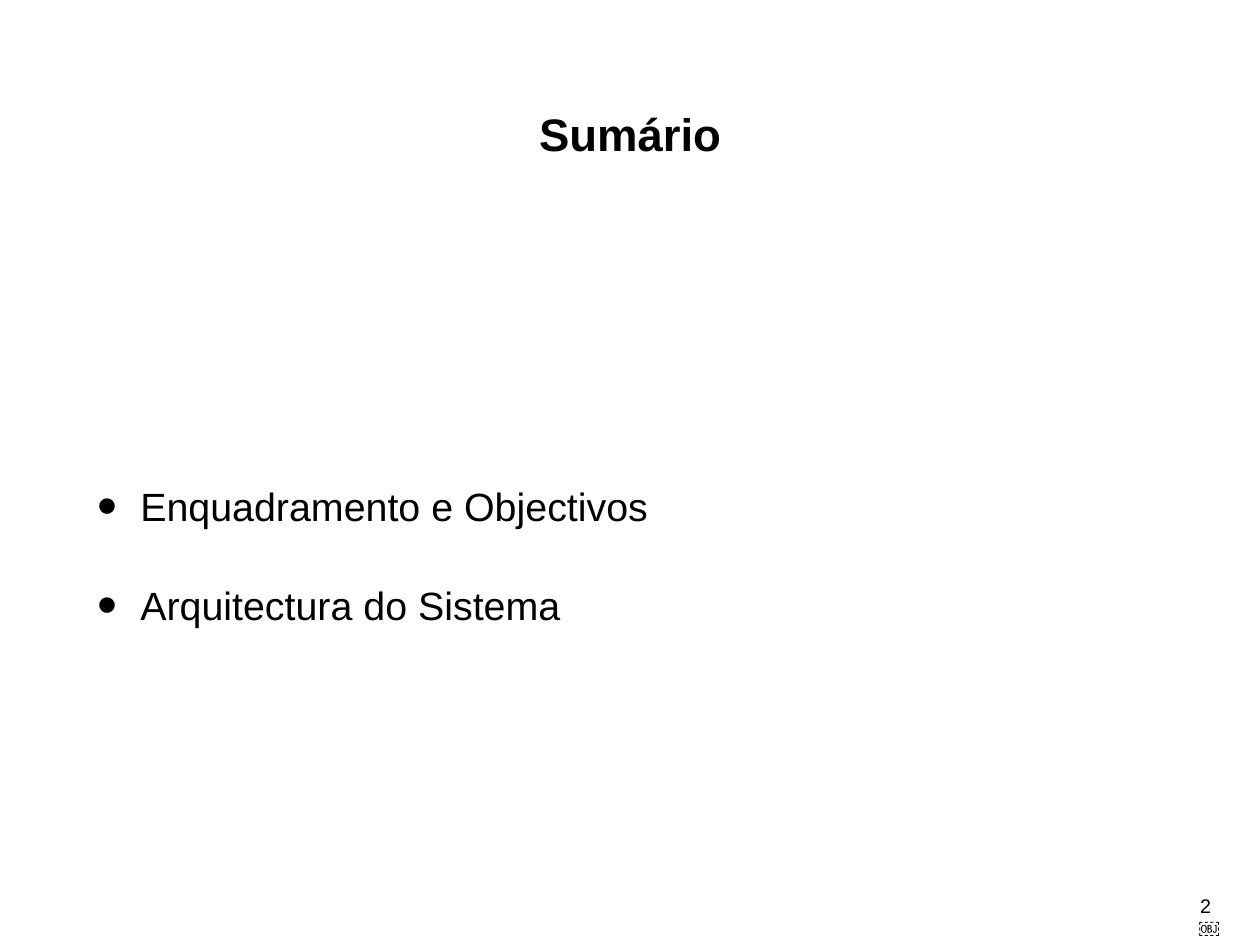
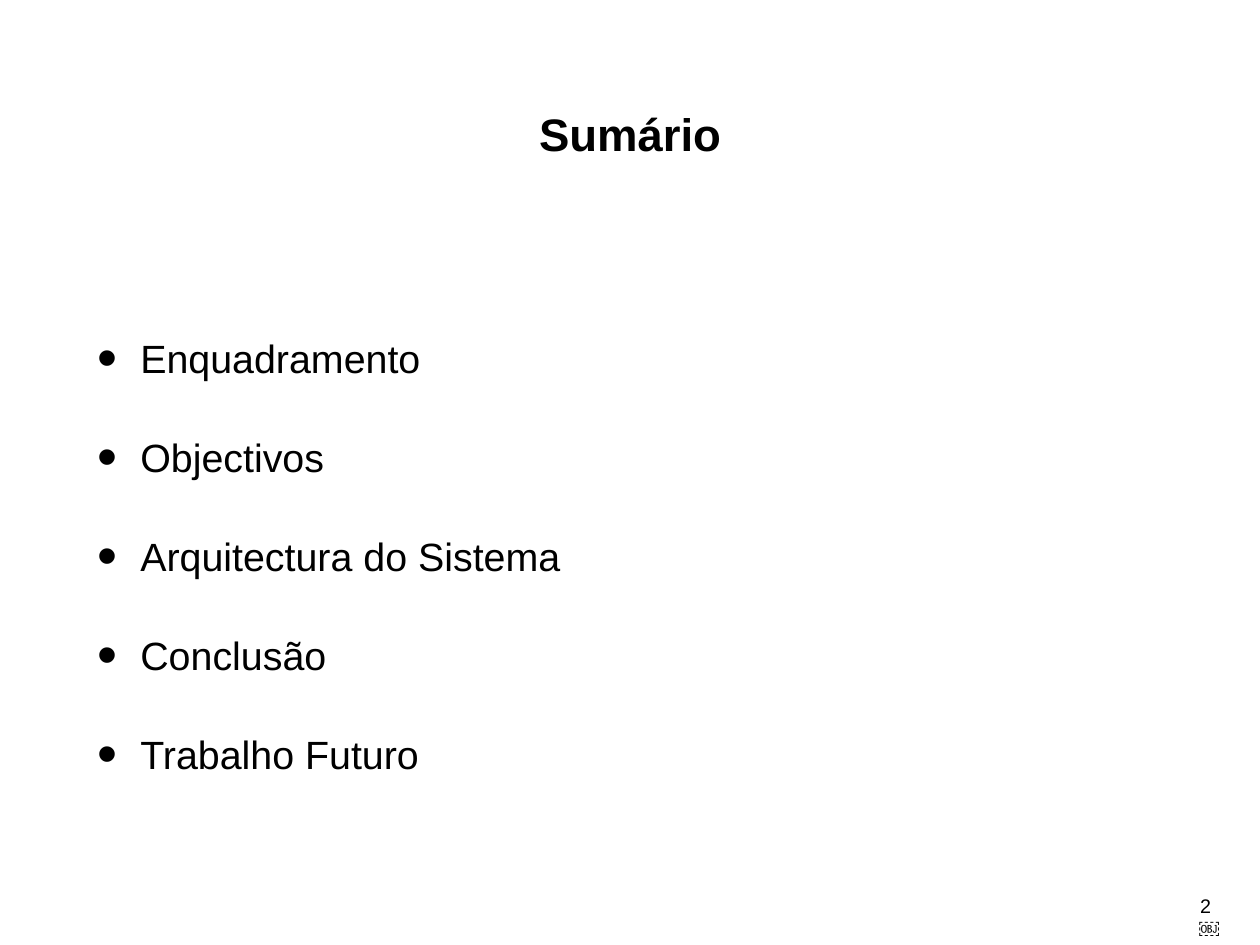
Before and after one commit to LikaV1996/ProjectoFinaldeCurso, a slide deck: slide 2 of AppFinalDeProjecto.pptx. Drawn at 1260x945 pixels with LibreOffice and Linux fonts; fonts in the diff are those of the drawing. Boxes give left, top, right and bottom in pixels: in the first picture for what was removed or moved away, otherwise in the second. Text is boxed around its words. In the diff, an @@ line names an element or a change of style, - is before the commit and + after.

```diff
--- a/AppFinalDeProjecto.pptx
+++ b/AppFinalDeProjecto.pptx
@@ text at (140, 344, 420, 480): text changed @@
-• Enquadramento e Objectivos
+• Enquadramento
+• Objectivos
@@ text at (140, 641, 419, 770): paragraphs added @@
+• Conclusão
+• Trabalho Futuro
```
Also in this commit, not shown: 6 other slides changed, 9 slides added, 4 slides removed, 4 other files.
